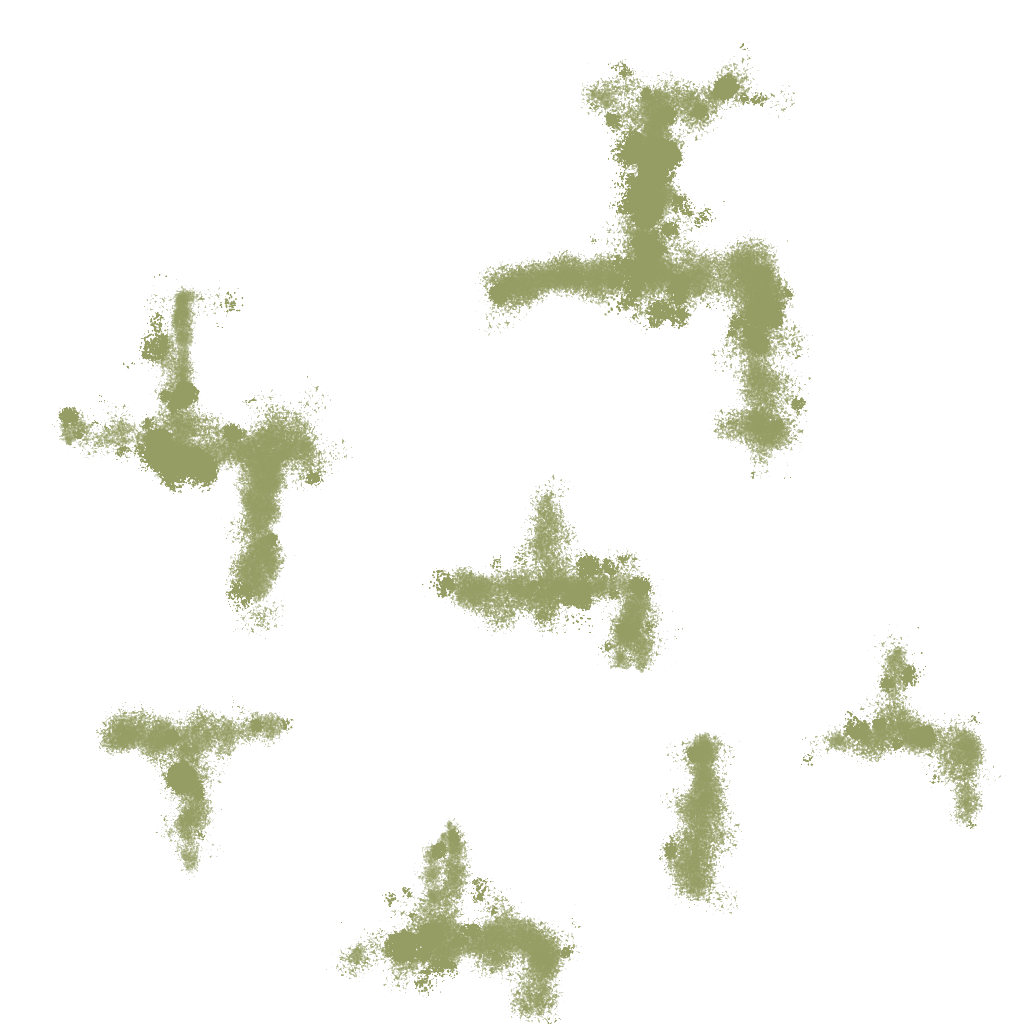
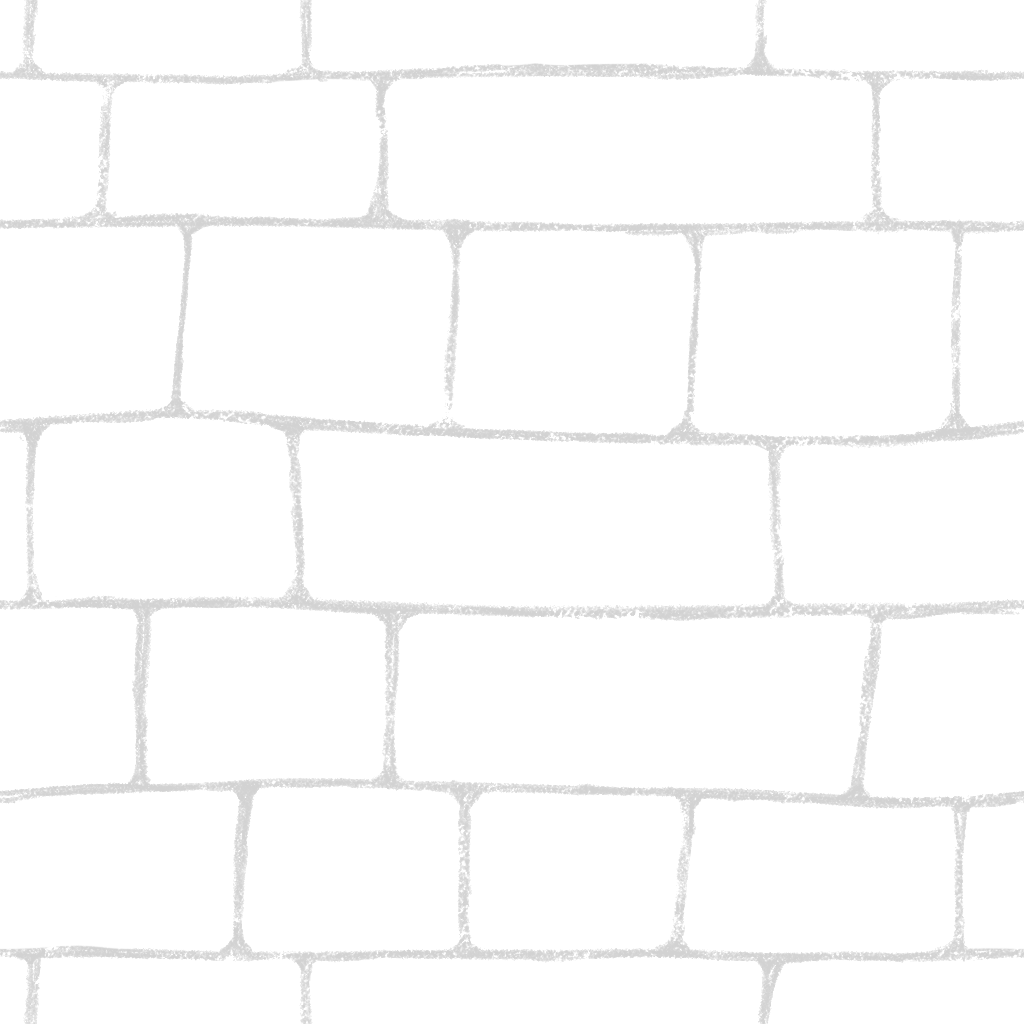
The second 1024×1024 image is a revision of the first. Changes to its layers:
added layer "Moss White" above "Moss" over (0, 0, 1024, 1024)
renamed "Calque 1" to "Moss", hid it, painted on it over (0, 0, 1024, 1024)
